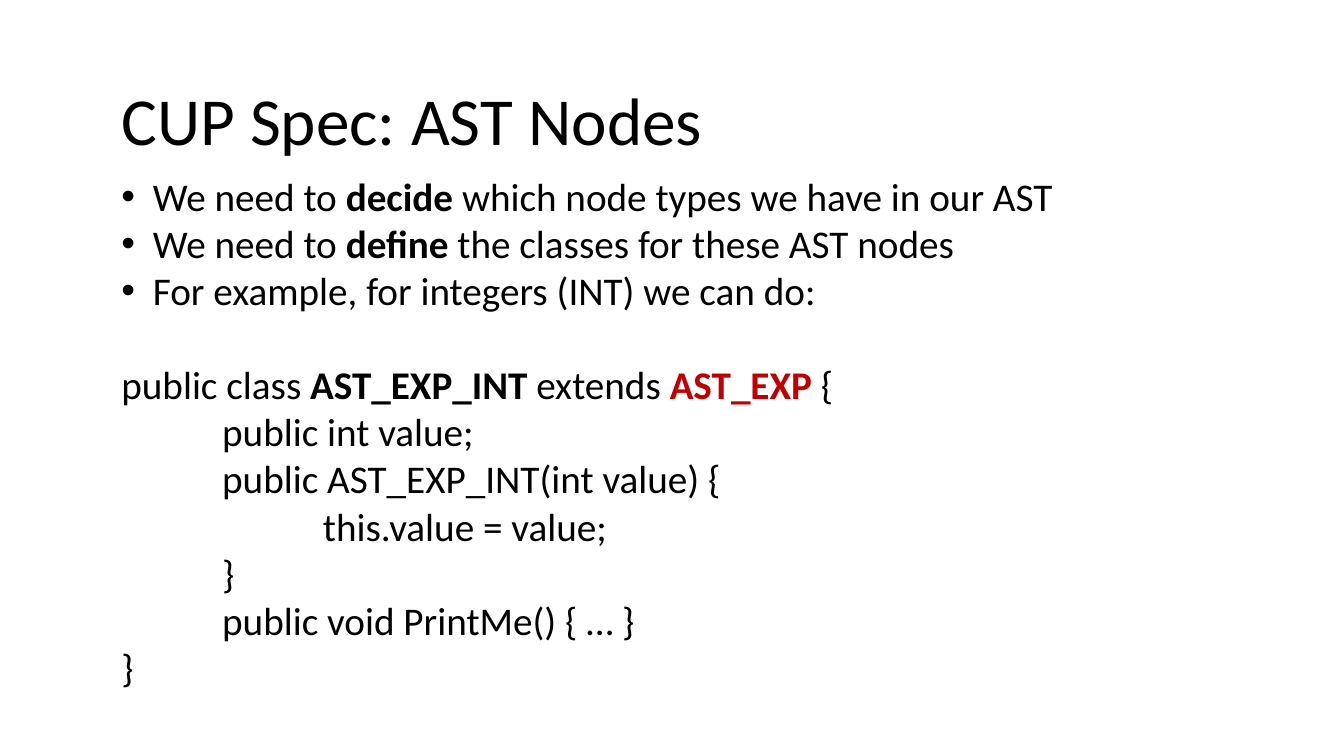
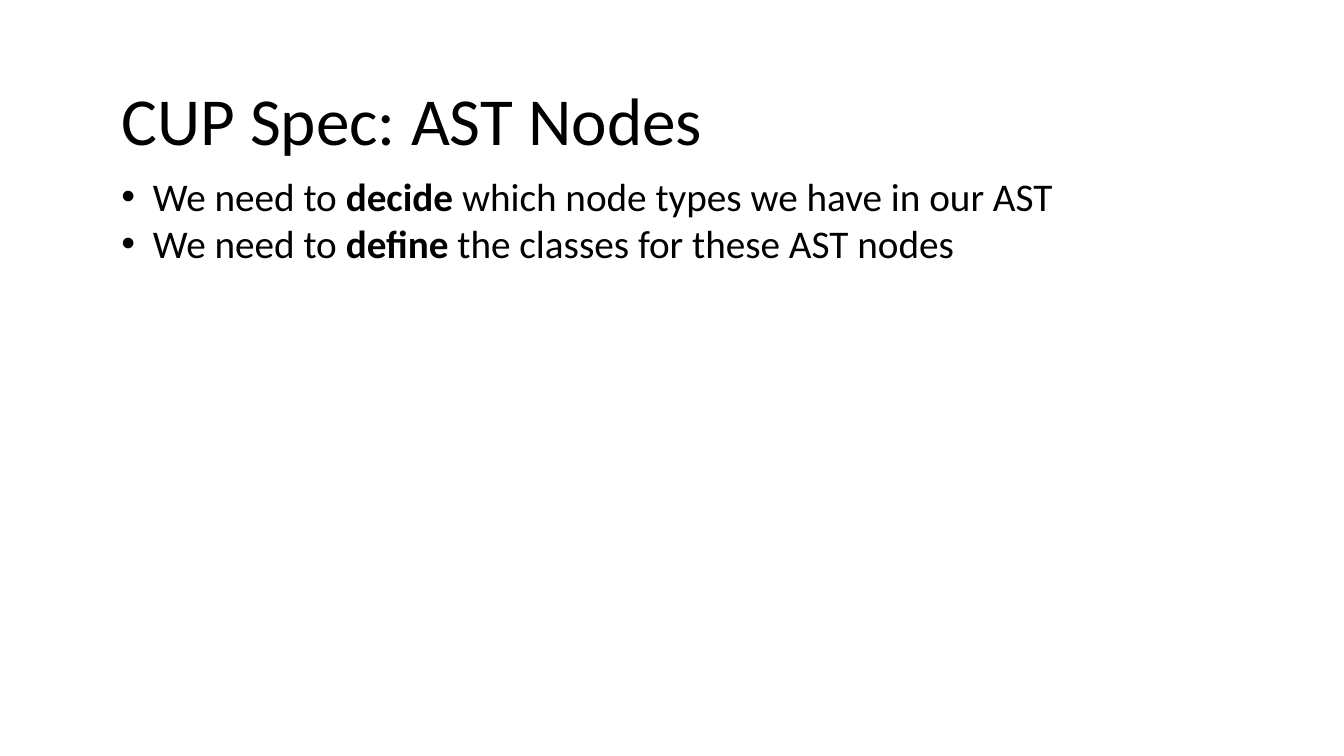
Before and after one commit to nivshani/compilation, a slide deck: slide 82 of slides/bottom_up_parsing.pptx. Drawn at 1344x756 pixels with LibreOffice and Linux fonts; fonts in the diff are those of the drawing. Boxes give left, top, right and bottom in pixels: in the first picture for what was removed or moved away, otherwise in the second. Text is boxed around its words. In the diff, an @@ line names an element or a change of style, - is before the commit and + after.

```diff
--- a/slides/bottom_up_parsing.pptx
+++ b/slides/bottom_up_parsing.pptx
@@ text at [121, 276, 816, 642]: paragraphs removed @@
-• For example, for integers (INT) we can do:
-public class AST_EXP_INT extends AST_EXP {
-public int value;
-public AST_EXP_INT(int value) {
-this.value = value;
-}
-public void PrintMe() { … }
-}
```
Also in this commit, not shown: 2 other slides changed, 1 slide added, 1 other file.
